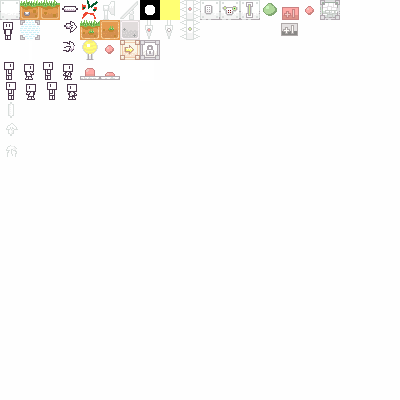
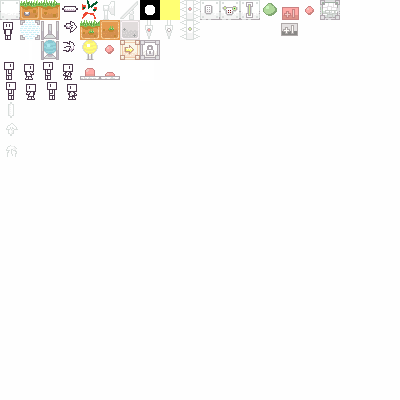
Before/after of a 400 x 400 layered artwork. What changed in the layer stack:
removed layer "Background" over <box>41,21,59,60</box>
